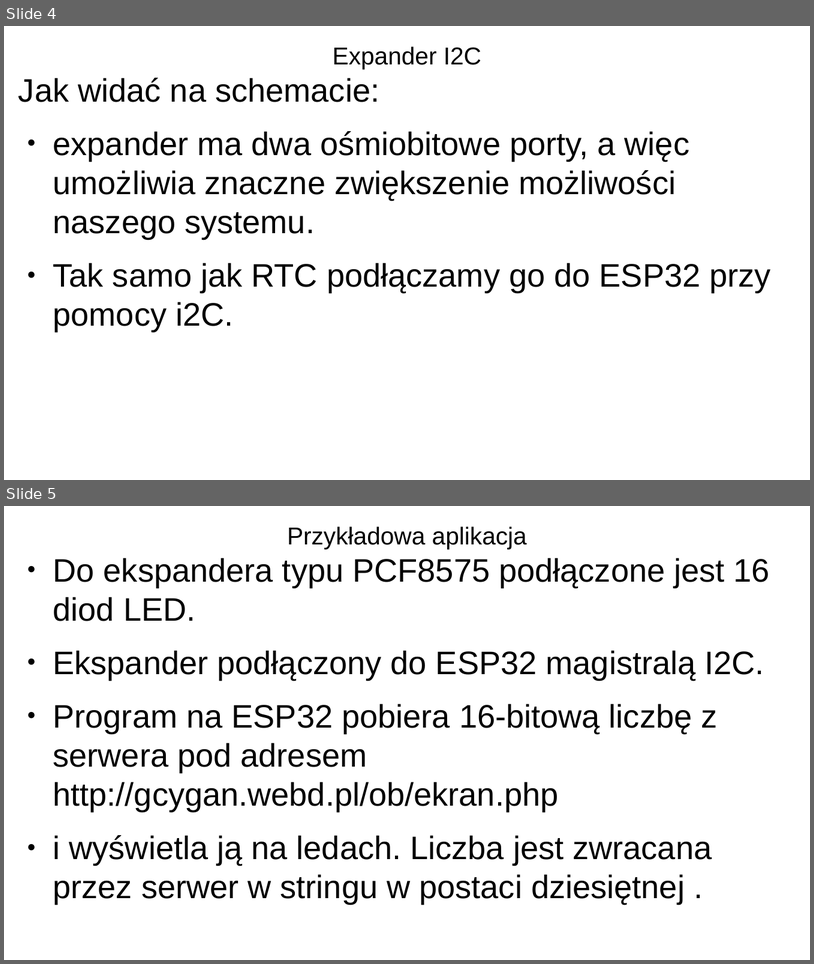
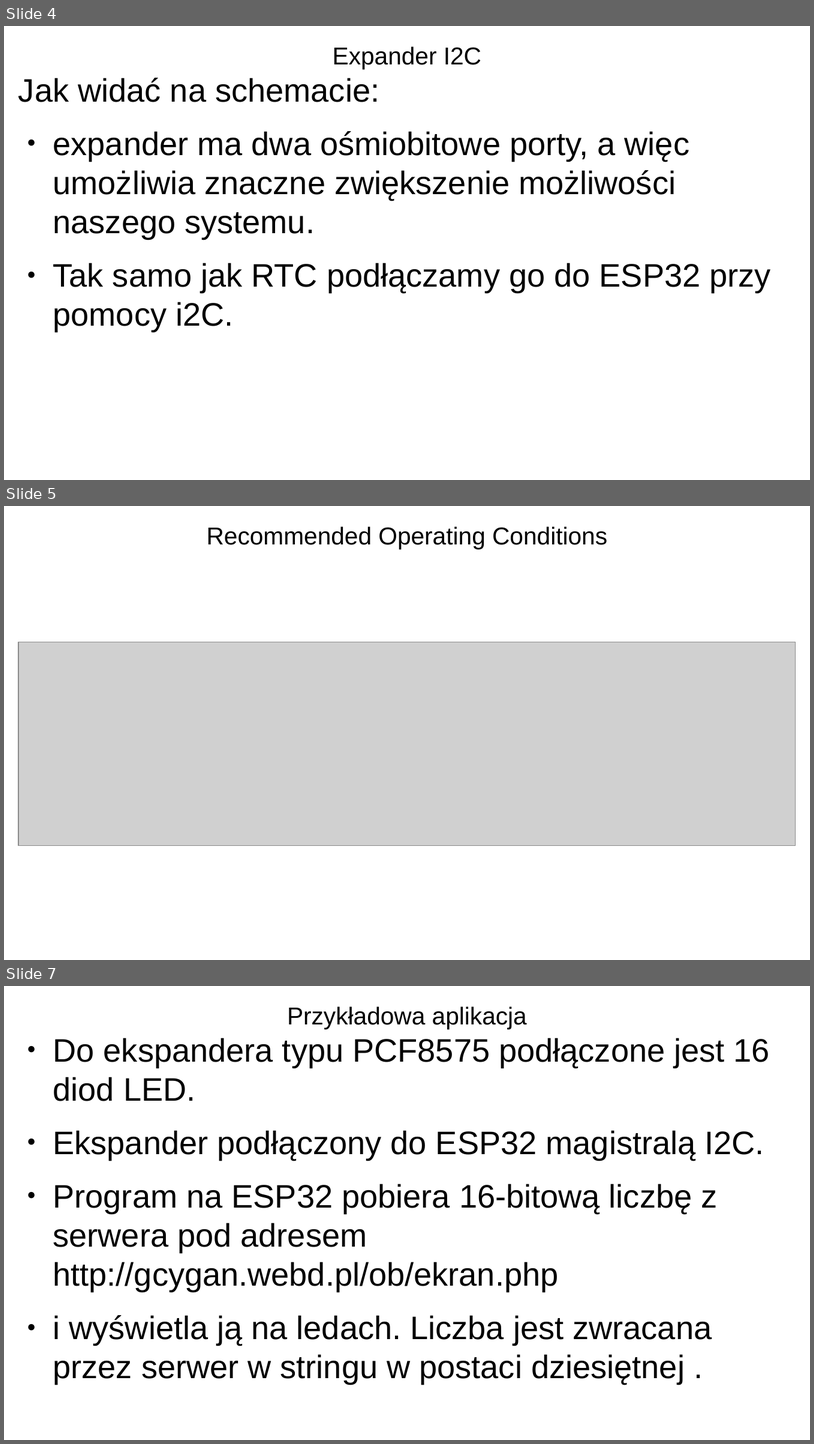
Before and after one commit to gcygan2/GD, a slide deck: expanderI2C.odp. Shown one above the other, each under a label of ours: slides 4 and 5 before the commit, slides 4, 5 and 7 after it; the slides between them are not shown. The pictures are 814x964 and 814x1444 pixels, drawn with LibreOffice and Linux fonts; fonts in the diff are those of the drawing; grey boxes stand for pictures. Boxes give left, top, right and bottom in pixels: in the first picture for what was removed or moved away, otherwise in the second. Text is boxed around its words. In the diff, an @@ line names an element or a change of style, - is before the commit and + after.

```diff
--- a/expanderI2C.odp
+++ b/expanderI2C.odp
@@ slide 5 added at (4,506,810,960), background #FFFFFF @@
@@ title added at (207,526,608,549), 24 pt, text #000000 @@
+Recommended Operating Conditions
@@ picture added at (18,642,797,846) @@
@@ what was slide 5 is now slide 7 @@
```
Also in this commit, not shown: 1 slide changed, 1 other slide added.
